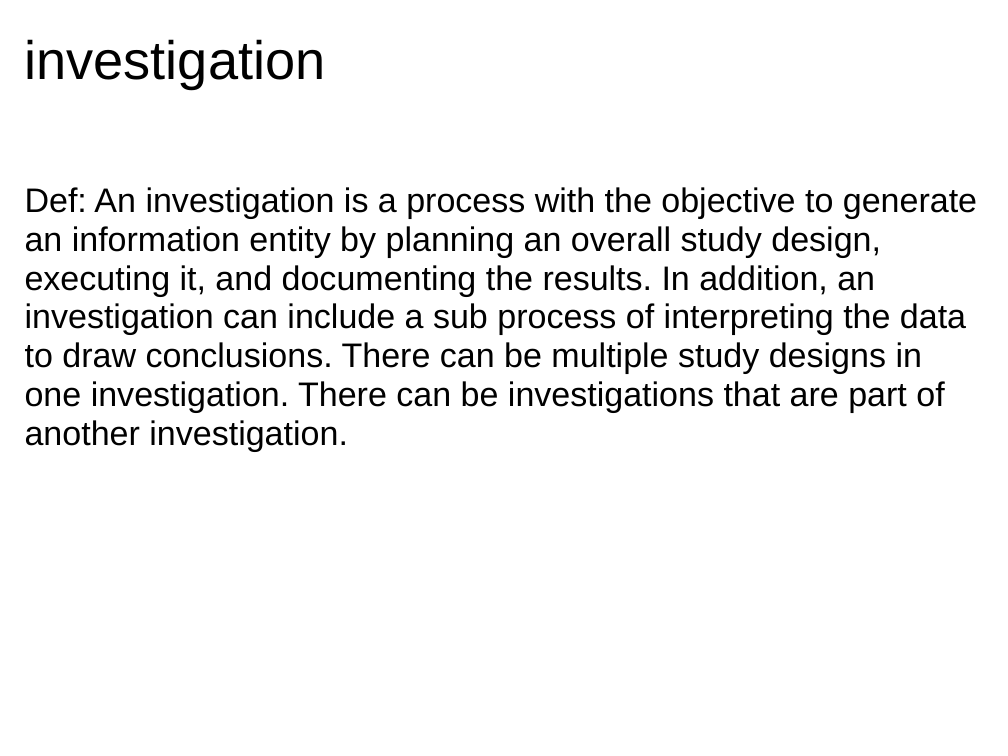
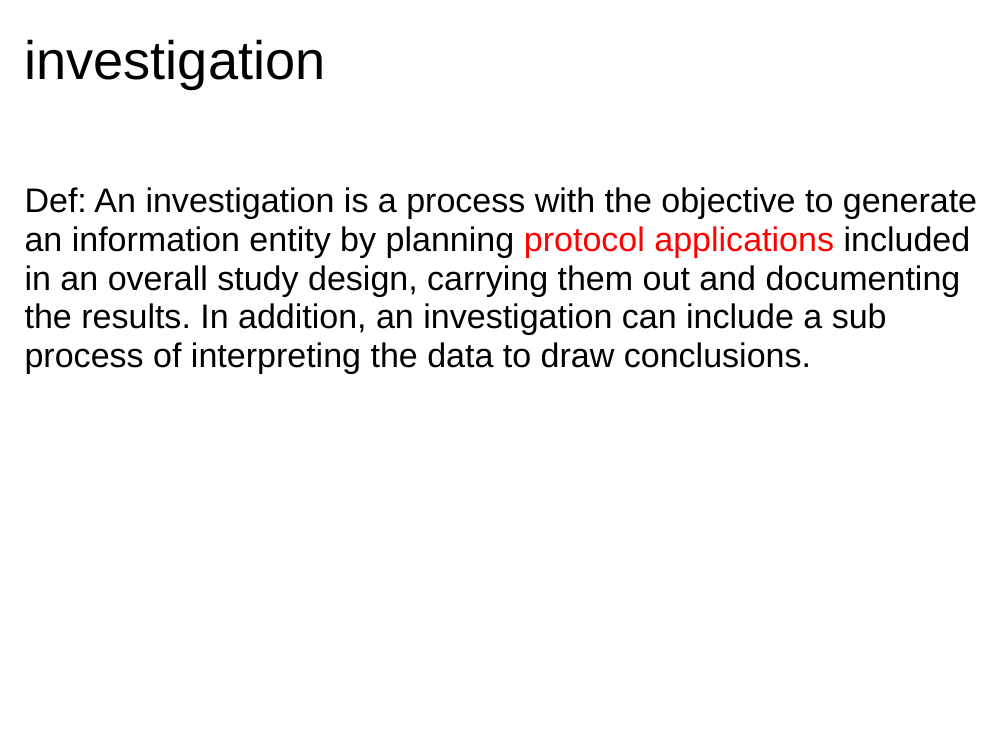
Before and after one commit to obi-ontology/obi-legacy-svn, a slide deck: slide 7 of trunk/docs/developer/PlanAndPlannedProcessDocs/Plans_and_Planned_Processes.ppt. Drawn at 1008x756 pixels with LibreOffice and Linux fonts; fonts in the diff are those of the drawing. Boxes give left, top, right and bottom in pixels: in the first picture for what was removed or moved away, otherwise in the second. Text is boxed around its words. In the diff, an @@ line names an element or a change of style, - is before the commit and + after.

Commit message:
reverted to revision 1444 to get rid of accidental previous commit (my new power point version touches all older files it opens, and marks them as 'modified' even if they are untouched)

```diff
--- a/trunk/docs/developer/PlanAndPlannedProcessDocs/Plans_and_Planned_Processes.ppt
+++ b/trunk/docs/developer/PlanAndPlannedProcessDocs/Plans_and_Planned_Processes.ppt
@@ text at [25,187,977,374]: text changed @@
-Def: An investigation is a process with the objective to generate an information entity by planning an overall study design, executing it, and documenting the results. In addition, an investigation can include a sub process of interpreting the data to draw conclusions. There can be multiple study designs in one investigation. There can be investigations that are part of another investigation.
+Def: An investigation is a process with the objective to generate an information entity by planning protocol applications included in an overall study design, carrying them out and documenting the results. In addition, an investigation can include a sub process of interpreting the data to draw conclusions.
```
Also in this commit, not shown: 10 other slides changed.
